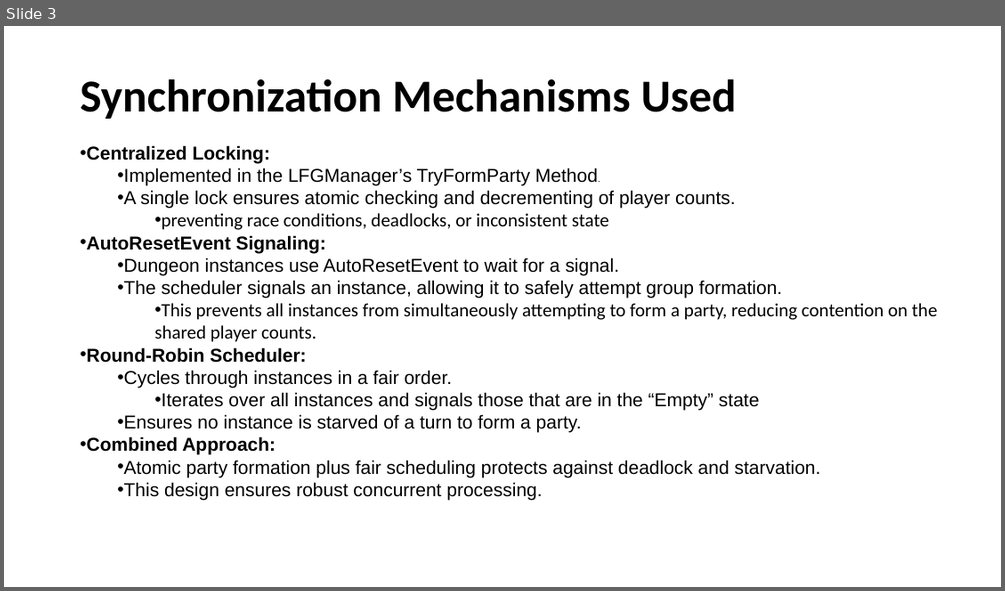
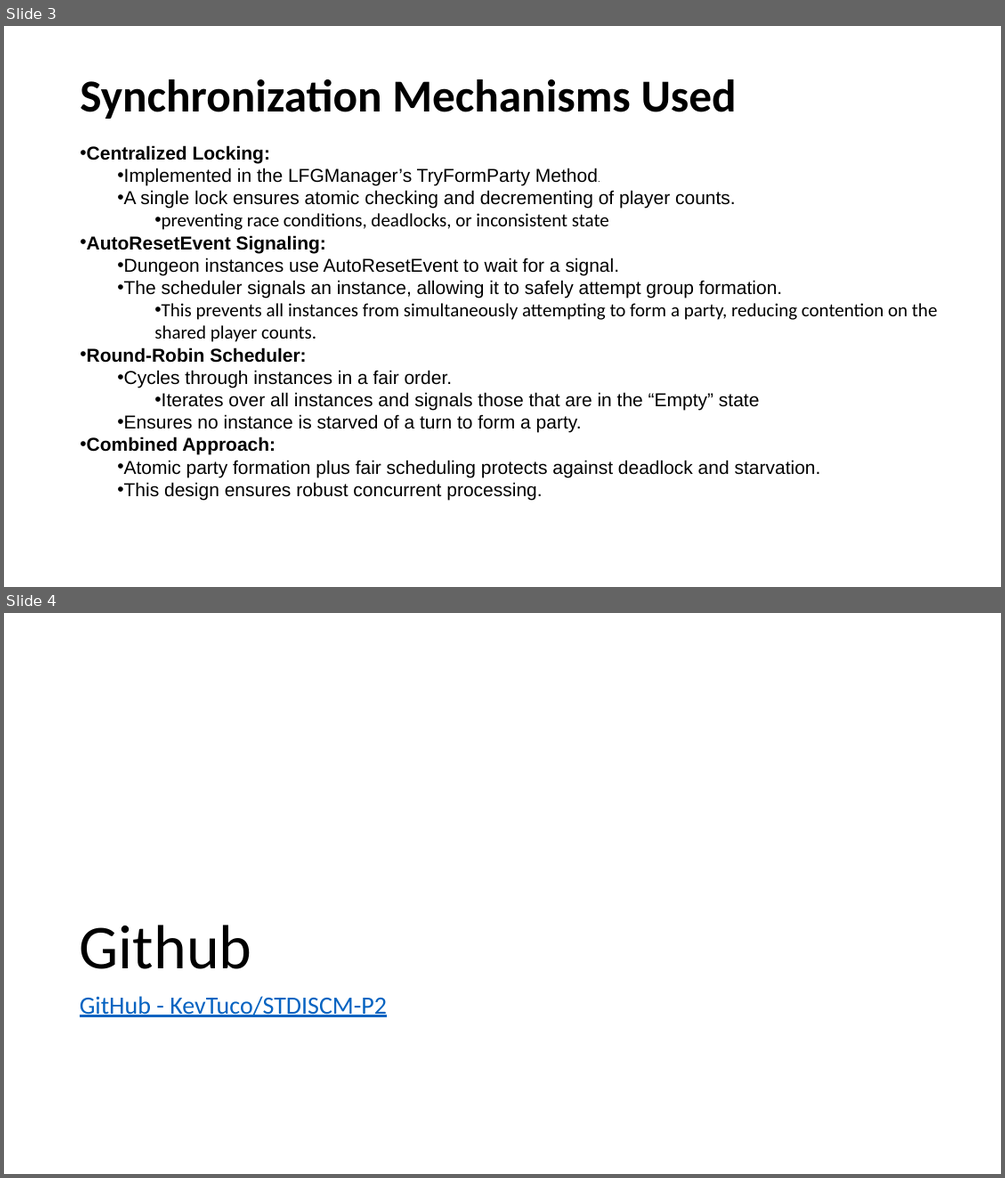
Before and after one commit to KevTuco/STDISCM-P2, a slide deck: P2_LookingforGroupSynchronization/P2 - Looking for Group Synchronization.pptx. Shown one above the other, each under a label of ours: slide 3 before the commit, slides 3 and 4 after it. The pictures are 1005x591 and 1005x1178 pixels, drawn with LibreOffice and Linux fonts; fonts in the diff are those of the drawing. Boxes give left, top, right and bottom in pixels: in the first picture for what was removed or moved away, otherwise in the second. Text is boxed around its words. In the diff, an @@ line names an element or a change of style, - is before the commit and + after.

Commit message:
Recorded Demo Video, Edited PPT

```diff
--- a/P2_LookingforGroupSynchronization/P2 - Looking for Group Synchronization.pptx
+++ b/P2_LookingforGroupSynchronization/P2 - Looking for Group Synchronization.pptx
@@ slide 4 added at <box>4,613,1001,1174</box>, background #FFFFFF @@
@@ title added at <box>80,925,252,969</box>, 60 pt, text #000000 @@
+Github
@@ text added at <box>80,996,387,1017</box>, 24 pt, text #0563C1, underline @@
+GitHub - KevTuco/STDISCM-P2
```
Also in this commit, not shown: 2 other files.
